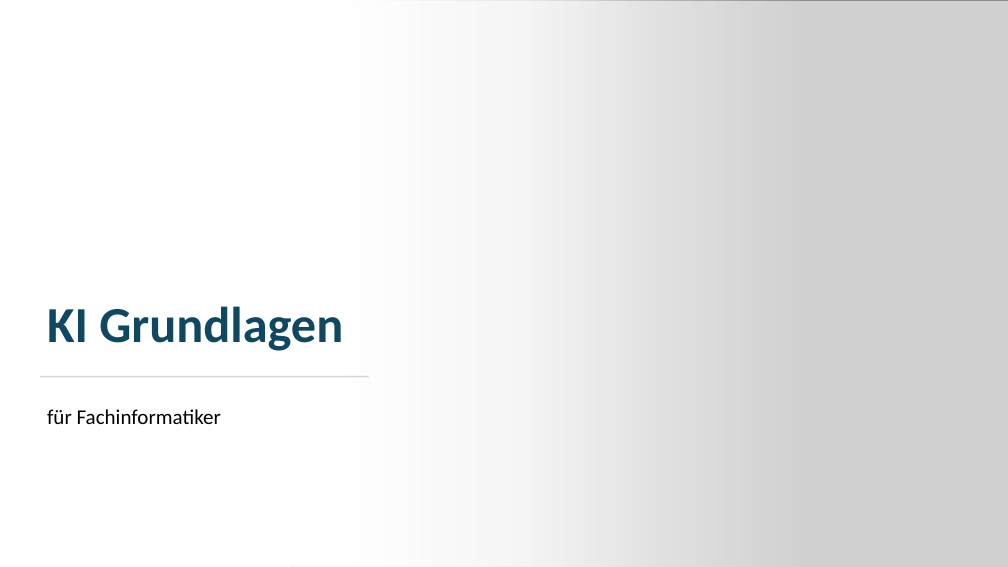
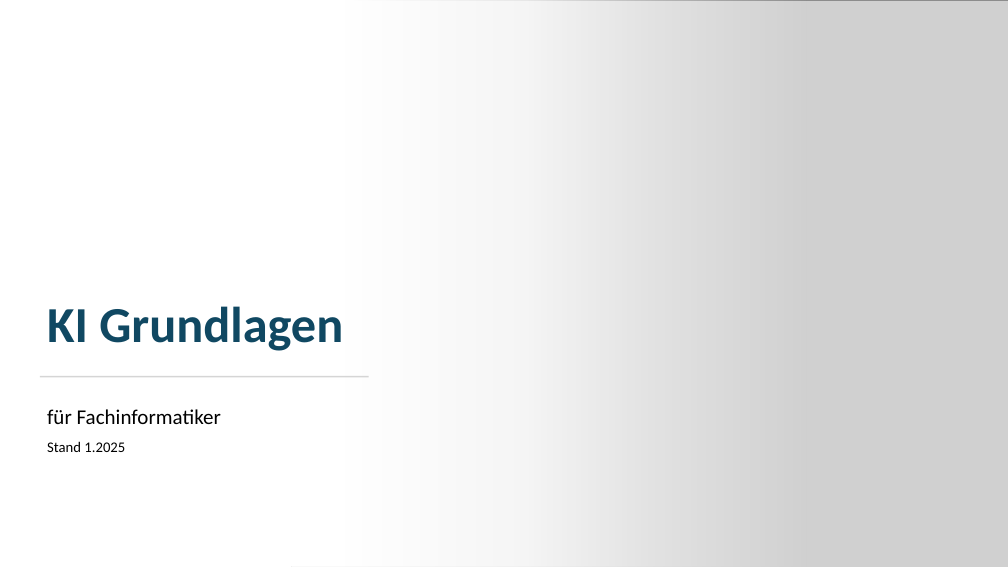
Before and after one commit to MickyRoth/Presentations, a slide deck: slide 1 of KI Grundlagen.pptx. Drawn at 1008x567 pixels with LibreOffice and Linux fonts; fonts in the diff are those of the drawing; grey boxes stand for pictures. Boxes give left, top, right and bottom in pixels: in the first picture for what was removed or moved away, otherwise in the second. Text is boxed around its words. In the diff, an @@ line names an element or a change of style, - is before the commit and + after.

```diff
--- a/KI Grundlagen.pptx
+++ b/KI Grundlagen.pptx
@@ subtitle at box(47, 441, 125, 452): paragraph added @@
+Stand 1.2025
```
Also in this commit, not shown: 3 other slides changed.
